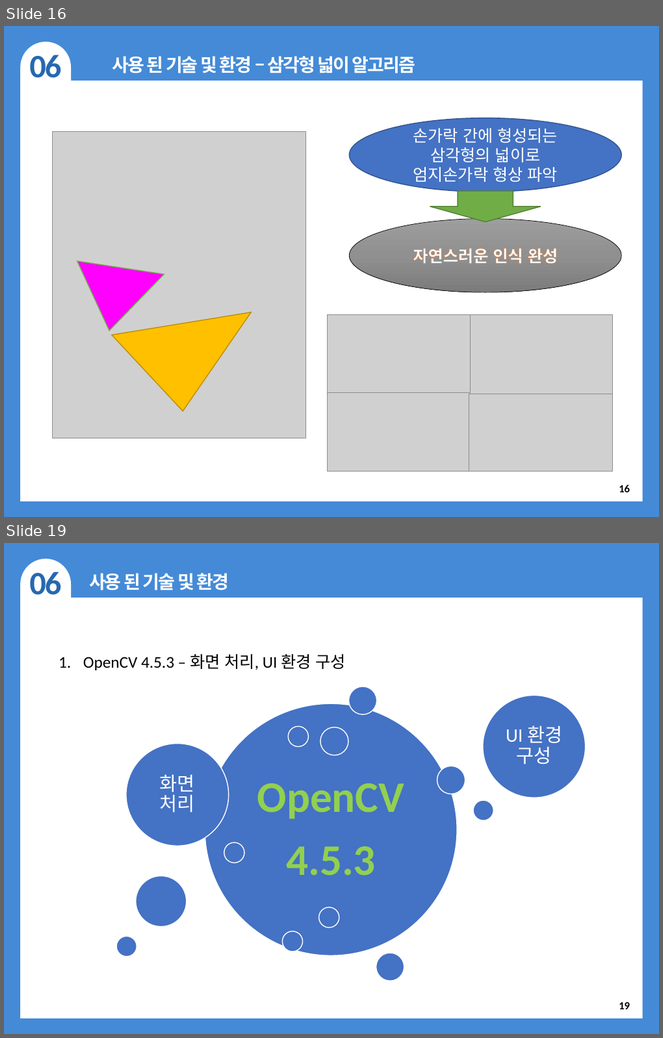
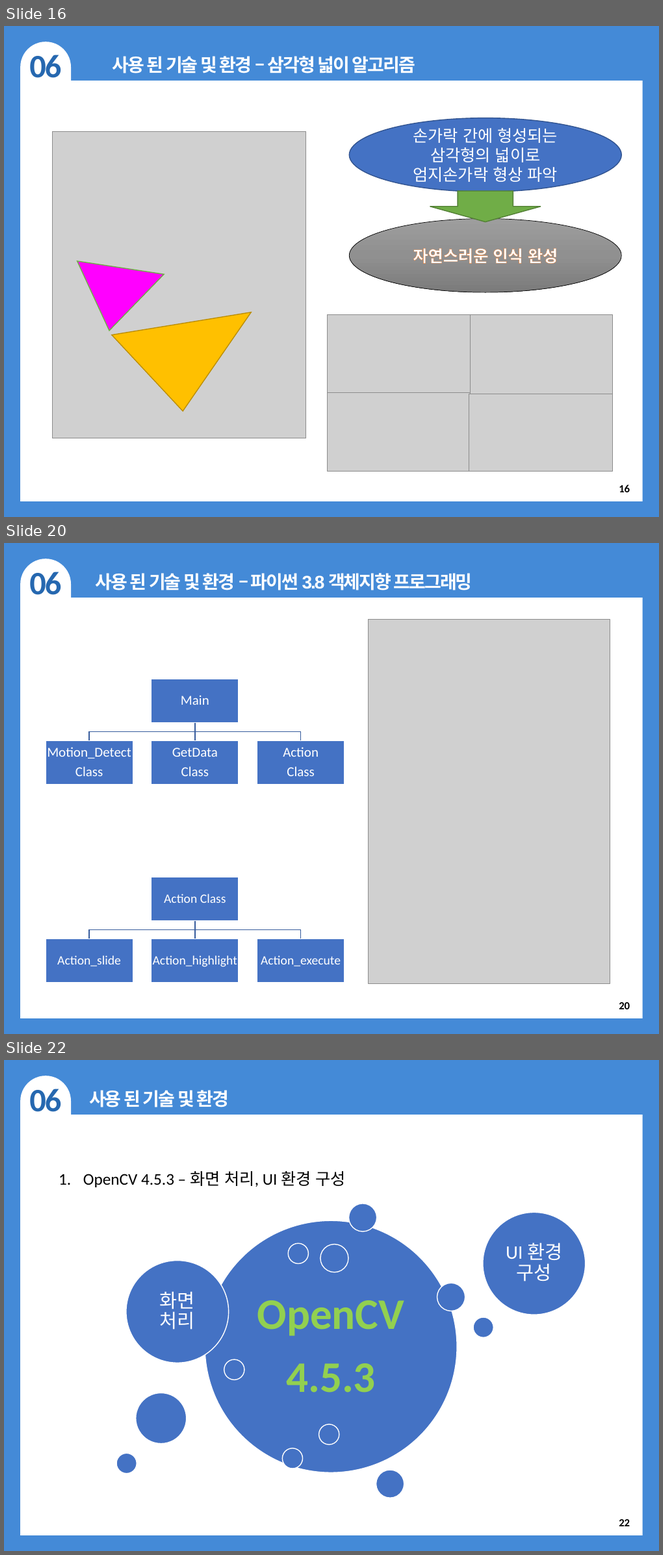
Before and after one commit to ijhan21/RAPA_1st_project, a slide deck: 프로젝트성과보고서_편리한UI.pptx. Shown one above the other, each under a label of ours: slides 16 and 19 before the commit, slides 16, 20 and 22 after it; the slides between them are not shown. The pictures are 663x1038 and 663x1555 pixels, drawn with LibreOffice and Linux fonts; fonts in the diff are those of the drawing; grey boxes stand for pictures; background and template pictures are left out. Boxes give left, top, right and bottom in pixels: in the first picture for what was removed or moved away, otherwise in the second. Text is boxed around its words. In the diff, an @@ line names an element or a change of style, - is before the commit and + after.

```diff
--- a/프로젝트성과보고서_편리한UI.pptx
+++ b/프로젝트성과보고서_편리한UI.pptx
@@ slide 20 added at box(4, 543, 659, 1034), background #FFFFFF; not listed: 3 template elements that a slide beside it also shows @@
@@ text added at box(29, 572, 61, 595), 36 pt, text #2668B0, bold @@
+06
@@ text added at box(95, 573, 473, 590), 20 pt, text #FFFFFF, bold @@
+사용 된 기술 및 환경 – 파이썬 3.8 객체지향 프로그래밍
@@ picture added at box(369, 620, 610, 984) @@
@@ group added at box(46, 679, 344, 785): 4 rectangles, 4 texts, 3 freeform shapes @@
+Main
+Motion_Detect
+Class
+GetData
+Class
+Action
+Class
@@ group added at box(46, 877, 344, 983): 4 rectangles, 4 texts, 3 freeform shapes @@
+Action Class
+Action_slide
+Action_highlight
+Action_execute
@@ page number added at box(619, 1003, 630, 1010), 12 pt, text #000000, bold @@
+20
@@ what was slide 19 is now slide 22 @@
@@ page number at box(619, 1520, 630, 1527): text changed @@
-19
+22
```
Also in this commit, not shown: 3 slides changed, 2 other slides added, 1 slide removed.
